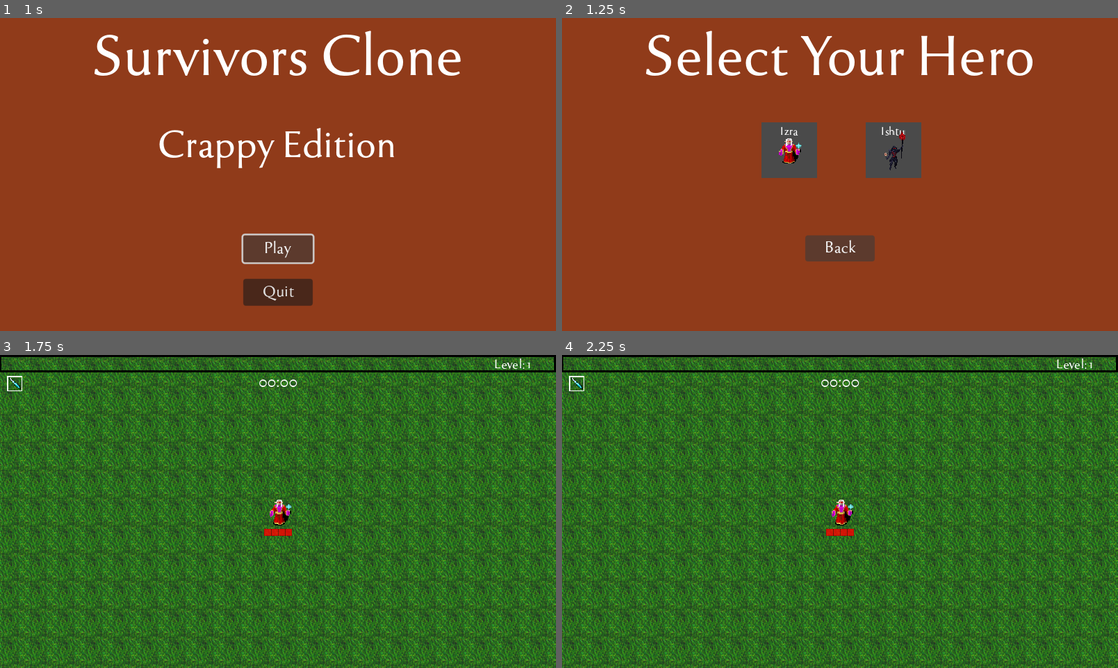
Above: before the commit, frames 1-4 (two rows, left to right).
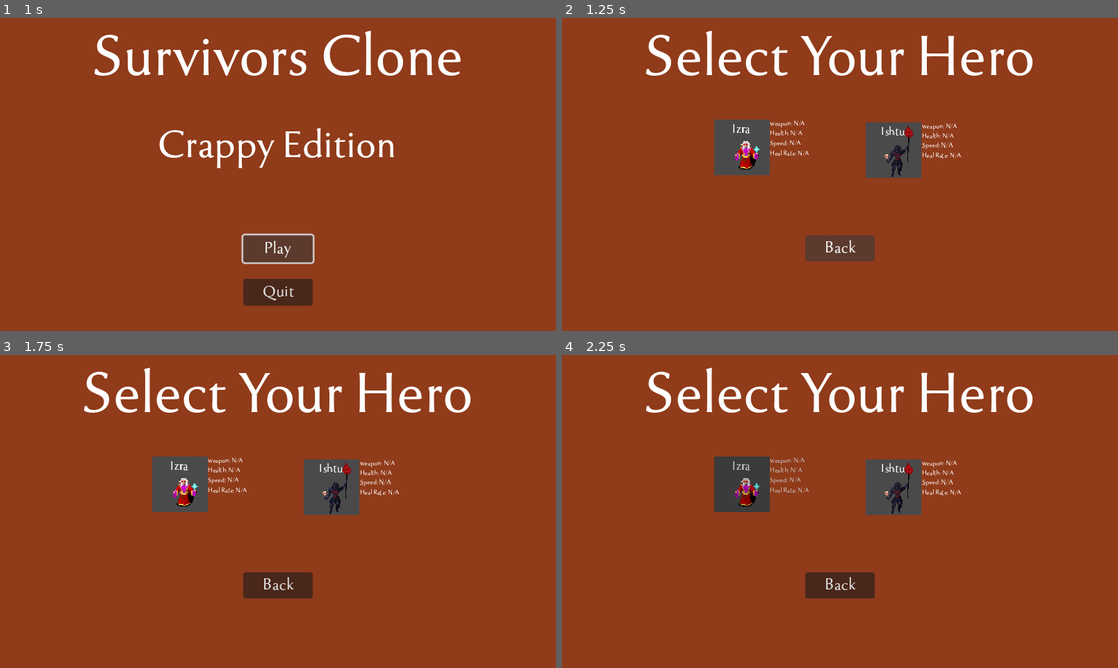
Above: after the commit, the same moments.

Repository: deonblaauw/rfg
Game: Godot game, scene res://Title Screen/menu.tscn
The game is run twice, just before and just after one commit, with the same random seed, the same clock (stepped at 60 frames per second) and the same inputs. Sound files missing from this copy of the repository are replaced by a short silence.
Inputs (mouse positions are in pixels of both pictures, inside the frame that each line leads up to):
- Up to frame 1 (1 s): click "Play" at 0.5 s
- Up to frame 2 (1.25 s): no input
- Up to frame 3 (1.75 s): click (227, 486) at 1.27 s
- Up to frame 4 (2.25 s): click (745, 492) at 2.02 s

Frame 1 is identical in both runs. In frame 2, 3.5% of the frame differs, in the area x 27-72%, y 32-52%; in frame 3, 100%, in the area x 0-100%, y 0-100%; in frame 4, 100%.

Commit message:
Characters can now be added to char select. Next up , need to create persistent char db to read from

Diff:
--- a/Player/player.gd
+++ b/Player/player.gd
@@ -108,16 +108,6 @@
 
 # Pause Panel
 @onready var pause_panel = $GUILayer/GUI/PausePanel
-
-
-#func _ready():
-	#death_panel.visible = false
-	#pause_panel.visible = false
-	#set_active_character("izra")
-	#upgrade_character("icespear1") # initial weapon
-	#hp = maxHp
-	#attack()
-	#set_exp_bar(experience , calculate_experience_cap())
 
 func init_char_dict():
 	# Initialize characters dictionary here, after @onready variables are set
--- a/Title Screen/Izra.gd
+++ /dev/null
@@ -1,12 +0,0 @@
-extends ColorRect
-
-@onready var snd_hover = $snd_hover
-@onready var snd_click = $snd_click
-
-func _on_btn_izra_mouse_entered():
-	snd_hover.play()
-	modulate = Color(0.8, 0.8, 0.8)
-
-
-func _on_btn_izra_mouse_exited():
-	modulate = Color(1.0, 1.0, 1.0)
--- /dev/null
+++ b/Title Screen/char_select_button.gd
@@ -0,0 +1,21 @@
+extends ColorRect
+
+@onready var snd_hover = $snd_hover
+@onready var snd_click = $snd_click
+@onready var lbl_char_sel = $lbl_charSel
+@onready var btn_char_sel = $btn_charSel
+
+signal char_select_click_end()
+
+func _on_snd_click_finished():
+	char_select_click_end.emit()
+
+func _on_btn_char_sel_mouse_entered():
+	snd_hover.play()
+	modulate = Color(0.8, 0.8, 0.8)
+
+func _on_btn_char_sel_mouse_exited():
+	modulate = Color(1.0, 1.0, 1.0)
+
+func _on_btn_char_sel_pressed():
+	snd_click.play()
--- a/Title Screen/character_selection.gd
+++ b/Title Screen/character_selection.gd
@@ -3,19 +3,39 @@
 var level = "res://World/world.tscn"
 var lvl_menu = "res://Title Screen/menu.tscn"
 
-@onready var btn_izra = $Izra/btn_izra
-@onready var btn_ishtu = $Ishtu/btn_ishtu
+@onready var izra = $Izra
+@onready var ishtu = $Ishtu
 
+
+
+func _ready():
+	# Izra
+	izra.lbl_char_sel.text = "Izra"
+	var atlas_texture = AtlasTexture.new()
+	atlas_texture.atlas = load("res://Assets/Textures/Player/player_sprite.png")
+	atlas_texture.region = Rect2(0, 0, 32, 32)  # Adjust as needed
+	izra.btn_char_sel.texture_normal = atlas_texture
+	izra.btn_char_sel.scale = Vector2(1.1,1.1)
+	izra.btn_char_sel.position = Vector2(0,5)
+
+	# Ishtu
+	ishtu.lbl_char_sel.text = "Ishtu"
+	var atlas_texture2 = AtlasTexture.new()
+	atlas_texture2.atlas = load("res://Assets/Textures/Player/ishtu/Necromancer_creativekind-Sheet.png")
+	atlas_texture2.region = Rect2(1330, 415, 60, 83)  # Adjust as needed
+	ishtu.btn_char_sel.texture_normal = atlas_texture2
+	ishtu.btn_char_sel.scale = Vector2(0.8,0.8)
+	ishtu.btn_char_sel.position = Vector2(10,0)
 
 func _on_btn_back_click_end():
 	var _level = get_tree().change_scene_to_file(lvl_menu)
 
 
-func _on_btn_izra_pressed():
+func _on_izra_char_select_click_end():
 	Global.selected_character = "izra"
 	var _level = get_tree().change_scene_to_file(level)
 
 
-func _on_btn_ishtu_pressed():
+func _on_ishtu_char_select_click_end():
 	Global.selected_character = "ishtu"
 	var _level = get_tree().change_scene_to_file(level)
--- a/Title Screen/character_selection.tscn
+++ b/Title Screen/character_selection.tscn
@@ -1,22 +1,9 @@
-[gd_scene load_steps=12 format=3 uid="uid://bwegupmnlvun7"]
+[gd_scene load_steps=5 format=3 uid="uid://bwegupmnlvun7"]
 
 [ext_resource type="PackedScene" uid="uid://bmrp6lfqtslyu" path="res://Utility/basic_button.tscn" id="1_idy63"]
 [ext_resource type="Script" path="res://Title Screen/character_selection.gd" id="1_xi1hs"]
 [ext_resource type="FontFile" uid="uid://cg3hcea6mc3e7" path="res://Assets/Font/tenderness.otf" id="2_0vkkc"]
-[ext_resource type="Texture2D" uid="uid://cy05whul716kf" path="res://Assets/Textures/Player/player_sprite.png" id="2_fktwd"]
-[ext_resource type="Script" path="res://Title Screen/Izra.gd" id="4_unp0q"]
-[ext_resource type="Texture2D" uid="uid://buphag71t3pmm" path="res://Assets/Textures/Player/ishtu/Necromancer_creativekind-Sheet.png" id="5_c1duh"]
-[ext_resource type="AudioStream" uid="uid://dkaytnpd3cnk6" path="res://Assets/Audio/GUI/hover.wav" id="6_w0r4a"]
-[ext_resource type="AudioStream" uid="uid://cvd6i7mt3utna" path="res://Assets/Audio/GUI/click.wav" id="7_r7x3u"]
-[ext_resource type="Script" path="res://Title Screen/Ishtu.gd" id="8_xrvrc"]
-
-[sub_resource type="AtlasTexture" id="AtlasTexture_mctew"]
-atlas = ExtResource("2_fktwd")
-region = Rect2(3.58436, 0.0576134, 29.2346, 31.8683)
-
-[sub_resource type="AtlasTexture" id="AtlasTexture_imp0j"]
-atlas = ExtResource("5_c1duh")
-region = Rect2(1331.73, 414.432, 59.8518, 83.1605)
+[ext_resource type="PackedScene" uid="uid://cgfhnk5b6buhj" path="res://Utility/character_select_button.tscn" id="4_h0j8y"]
 
 [node name="Character Selection" type="Control"]
 layout_mode = 3
@@ -52,75 +39,20 @@
 offset_bottom = 280.0
 text = "Back"
 
-[node name="Izra" type="ColorRect" parent="."]
+[node name="Izra" parent="." instance=ExtResource("4_h0j8y")]
 layout_mode = 0
-offset_left = 230.0
-offset_top = 120.0
-offset_right = 294.0
-offset_bottom = 184.0
-color = Color(0.290354, 0.290354, 0.290353, 1)
-script = ExtResource("4_unp0q")
+offset_left = 175.0
+offset_top = 117.0
+offset_right = 239.0
+offset_bottom = 181.0
 
-[node name="Label" type="Label" parent="Izra"]
-layout_mode = 0
-offset_right = 64.0
-offset_bottom = 23.0
-theme_override_fonts/font = ExtResource("2_0vkkc")
-theme_override_font_sizes/font_size = 15
-text = "Izra"
-horizontal_alignment = 1
-vertical_alignment = 1
-
-[node name="btn_izra" type="TextureButton" parent="Izra"]
-layout_mode = 0
-offset_right = 64.0
-offset_bottom = 64.0
-texture_normal = SubResource("AtlasTexture_mctew")
-stretch_mode = 3
-
-[node name="snd_hover" type="AudioStreamPlayer" parent="Izra"]
-stream = ExtResource("6_w0r4a")
-
-[node name="snd_click" type="AudioStreamPlayer" parent="Izra"]
-stream = ExtResource("7_r7x3u")
-
-[node name="Ishtu" type="ColorRect" parent="."]
+[node name="Ishtu" parent="." instance=ExtResource("4_h0j8y")]
 layout_mode = 0
 offset_left = 350.0
 offset_top = 120.0
 offset_right = 414.0
 offset_bottom = 184.0
-color = Color(0.290196, 0.290196, 0.290196, 1)
-script = ExtResource("8_xrvrc")
-
-[node name="Label" type="Label" parent="Ishtu"]
-layout_mode = 0
-offset_right = 64.0
-offset_bottom = 23.0
-theme_override_fonts/font = ExtResource("2_0vkkc")
-theme_override_font_sizes/font_size = 15
-text = "Ishtu"
-horizontal_alignment = 1
-vertical_alignment = 1
-
-[node name="btn_ishtu" type="TextureButton" parent="Ishtu"]
-layout_mode = 0
-offset_right = 108.0
-offset_bottom = 107.0
-scale = Vector2(0.6, 0.6)
-texture_normal = SubResource("AtlasTexture_imp0j")
-stretch_mode = 3
-
-[node name="snd_hover" type="AudioStreamPlayer" parent="Ishtu"]
-stream = ExtResource("6_w0r4a")
-
-[node name="snd_click" type="AudioStreamPlayer" parent="Ishtu"]
-stream = ExtResource("7_r7x3u")
 
 [connection signal="click_end" from="btn_back" to="." method="_on_btn_back_click_end"]
-[connection signal="mouse_entered" from="Izra/btn_izra" to="Izra" method="_on_btn_izra_mouse_entered"]
-[connection signal="mouse_exited" from="Izra/btn_izra" to="Izra" method="_on_btn_izra_mouse_exited"]
-[connection signal="pressed" from="Izra/btn_izra" to="." method="_on_btn_izra_pressed"]
-[connection signal="mouse_entered" from="Ishtu/btn_ishtu" to="Ishtu" method="_on_btn_ishtu_mouse_entered"]
-[connection signal="mouse_exited" from="Ishtu/btn_ishtu" to="Ishtu" method="_on_btn_ishtu_mouse_exited"]
-[connection signal="pressed" from="Ishtu/btn_ishtu" to="." method="_on_btn_ishtu_pressed"]
+[connection signal="char_select_click_end" from="Izra" to="." method="_on_izra_char_select_click_end"]
+[connection signal="char_select_click_end" from="Ishtu" to="." method="_on_ishtu_char_select_click_end"]
--- /dev/null
+++ b/Utility/character_select_button.tscn
@@ -0,0 +1,84 @@
+[gd_scene load_steps=7 format=3 uid="uid://cgfhnk5b6buhj"]
+
+[ext_resource type="Script" path="res://Title Screen/char_select_button.gd" id="1_ttrh1"]
+[ext_resource type="FontFile" uid="uid://cg3hcea6mc3e7" path="res://Assets/Font/tenderness.otf" id="2_jk36r"]
+[ext_resource type="Texture2D" uid="uid://cy05whul716kf" path="res://Assets/Textures/Player/player_sprite.png" id="3_ao6k4"]
+[ext_resource type="AudioStream" uid="uid://dkaytnpd3cnk6" path="res://Assets/Audio/GUI/hover.wav" id="4_ia465"]
+[ext_resource type="AudioStream" uid="uid://cvd6i7mt3utna" path="res://Assets/Audio/GUI/click.wav" id="5_bsnlq"]
+
+[sub_resource type="AtlasTexture" id="AtlasTexture_mctew"]
+atlas = ExtResource("3_ao6k4")
+region = Rect2(2.08165e-12, 2.08165e-12, 32, 32)
+
+[node name="Character Select Button" type="ColorRect"]
+offset_right = 64.0
+offset_bottom = 64.0
+color = Color(0.290354, 0.290354, 0.290353, 1)
+script = ExtResource("1_ttrh1")
+
+[node name="lbl_charSel" type="Label" parent="."]
+layout_mode = 0
+offset_right = 64.0
+offset_bottom = 23.0
+theme_override_fonts/font = ExtResource("2_jk36r")
+theme_override_font_sizes/font_size = 15
+text = "Izra"
+horizontal_alignment = 1
+vertical_alignment = 1
+
+[node name="btn_charSel" type="TextureButton" parent="."]
+layout_mode = 0
+offset_right = 64.0
+offset_bottom = 64.0
+texture_normal = SubResource("AtlasTexture_mctew")
+stretch_mode = 3
+
+[node name="snd_hover" type="AudioStreamPlayer" parent="."]
+stream = ExtResource("4_ia465")
+
+[node name="snd_click" type="AudioStreamPlayer" parent="."]
+stream = ExtResource("5_bsnlq")
+
+[node name="lbl_weapon" type="Label" parent="."]
+layout_mode = 0
+offset_left = 64.0
+offset_right = 105.0
+offset_bottom = 11.0
+theme_override_fonts/font = ExtResource("2_jk36r")
+theme_override_font_sizes/font_size = 8
+text = "weapon: N/A"
+
+[node name="lbl_hp" type="Label" parent="."]
+layout_mode = 0
+offset_left = 64.0
+offset_top = 11.0
+offset_right = 105.0
+offset_bottom = 22.0
+theme_override_fonts/font = ExtResource("2_jk36r")
+theme_override_font_sizes/font_size = 8
+text = "Health: N/A"
+
+[node name="lbl_speed" type="Label" parent="."]
+layout_mode = 0
+offset_left = 64.0
+offset_top = 22.0
+offset_right = 105.0
+offset_bottom = 33.0
+theme_override_fonts/font = ExtResource("2_jk36r")
+theme_override_font_sizes/font_size = 8
+text = "Speed: N/A"
+
+[node name="lbl_healrate" type="Label" parent="."]
+layout_mode = 0
+offset_left = 64.0
+offset_top = 34.0
+offset_right = 110.0
+offset_bottom = 45.0
+theme_override_fonts/font = ExtResource("2_jk36r")
+theme_override_font_sizes/font_size = 8
+text = "Heal Rate: N/A"
+
+[connection signal="mouse_entered" from="btn_charSel" to="." method="_on_btn_char_sel_mouse_entered"]
+[connection signal="mouse_exited" from="btn_charSel" to="." method="_on_btn_char_sel_mouse_exited"]
+[connection signal="pressed" from="btn_charSel" to="." method="_on_btn_char_sel_pressed"]
+[connection signal="finished" from="snd_click" to="." method="_on_snd_click_finished"]
